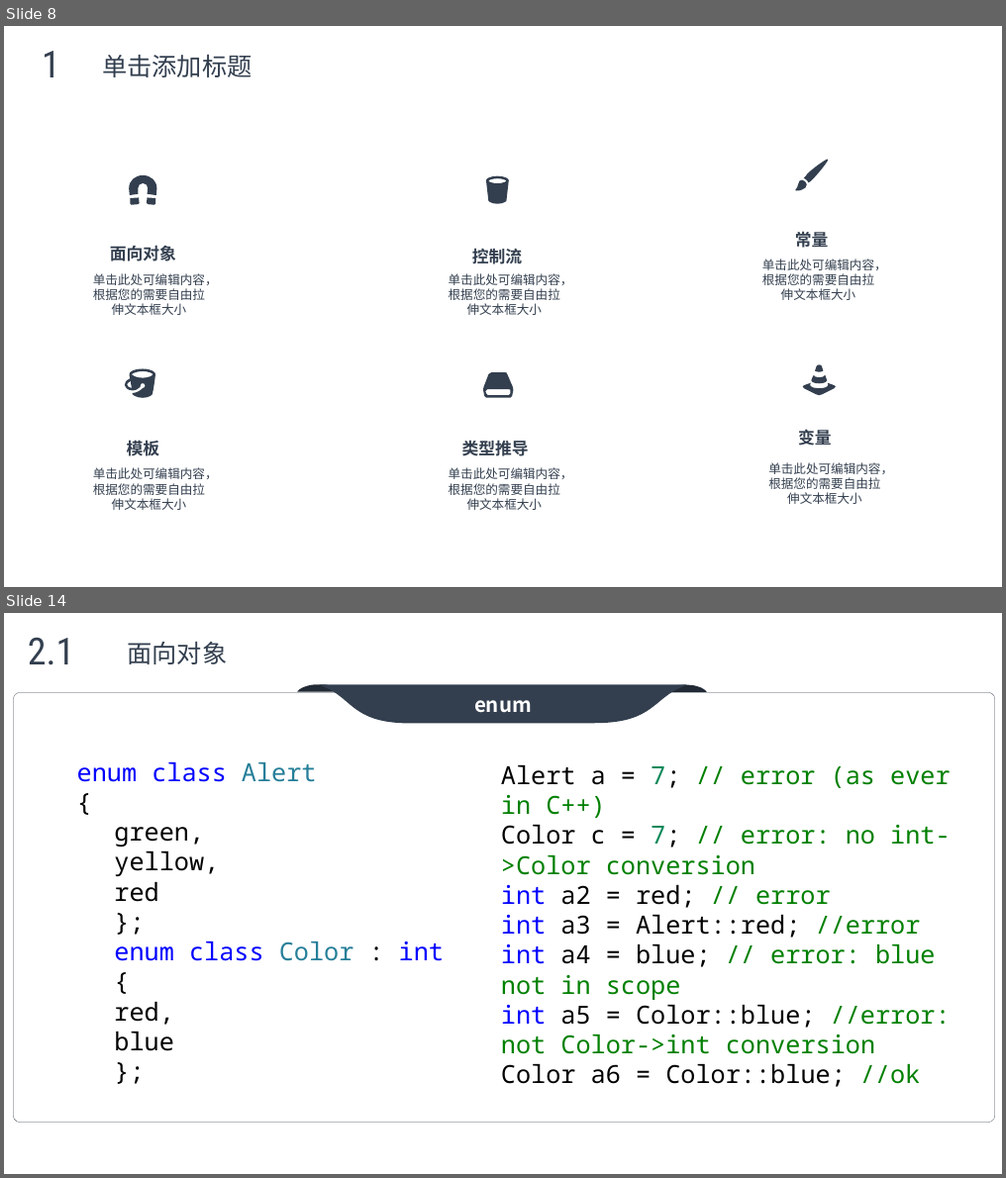
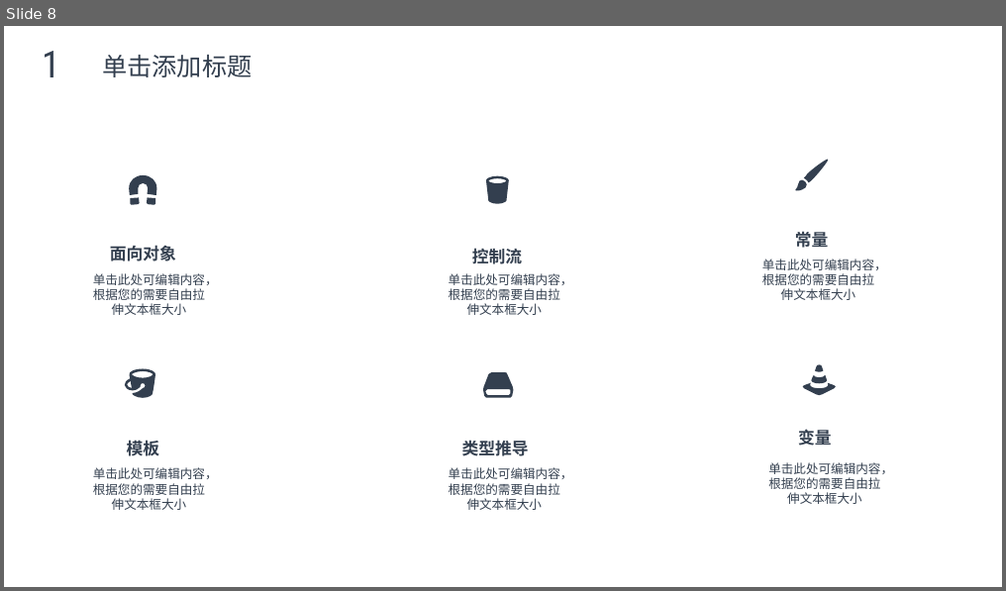
Before and after one commit to max4sharing/modern_cpp, a slide deck: C++11.pptx. Shown one above the other, each under a label of ours: slides 8 and 14 before the commit, slide 8 after it; the slides between them are not shown. The pictures are 1006x1178 and 1006x591 pixels, drawn with LibreOffice and Linux fonts; fonts in the diff are those of the drawing; background and template pictures are left out. Boxes give left, top, right and bottom in pixels: in the first picture for what was removed or moved away, otherwise in the second. Text is boxed around its words. In the diff, an @@ line names an element or a change of style, - is before the commit and + after.

```diff
--- a/C++11.pptx
+++ b/C++11.pptx
@@ slide 14 removed at <box>4,613,1002,1174</box>, background picture (left out) @@
@@ text removed at <box>28,637,74,664</box> @@
-2.1
@@ text removed at <box>128,642,228,664</box> @@
-面向对象
@@ group removed at <box>14,685,995,1122</box>: 3 freeform shapes, 1 rounded rectangle @@
-enum
@@ text removed at <box>77,762,444,1052</box> @@
-enum class Alert
-{
-  green,
-  yellow,
-  red
-};
-enum class Color : int
-{
-  red,
-  blue
-};
@@ text removed at <box>501,765,950,1087</box> @@
-Alert a = 7; // error (as ever in C++)
-Color c = 7; // error: no int->Color conversion
-int a2 = red; // error
-int a3 = Alert::red; //error
-int a4 = blue; // error: blue not in scope
-int a5 = Color::blue; //error: not Color->int conversion
-Color a6 = Color::blue; //ok
```
Also in this commit, not shown: 3 slides changed, 7 slides added, 3 other slides removed.
